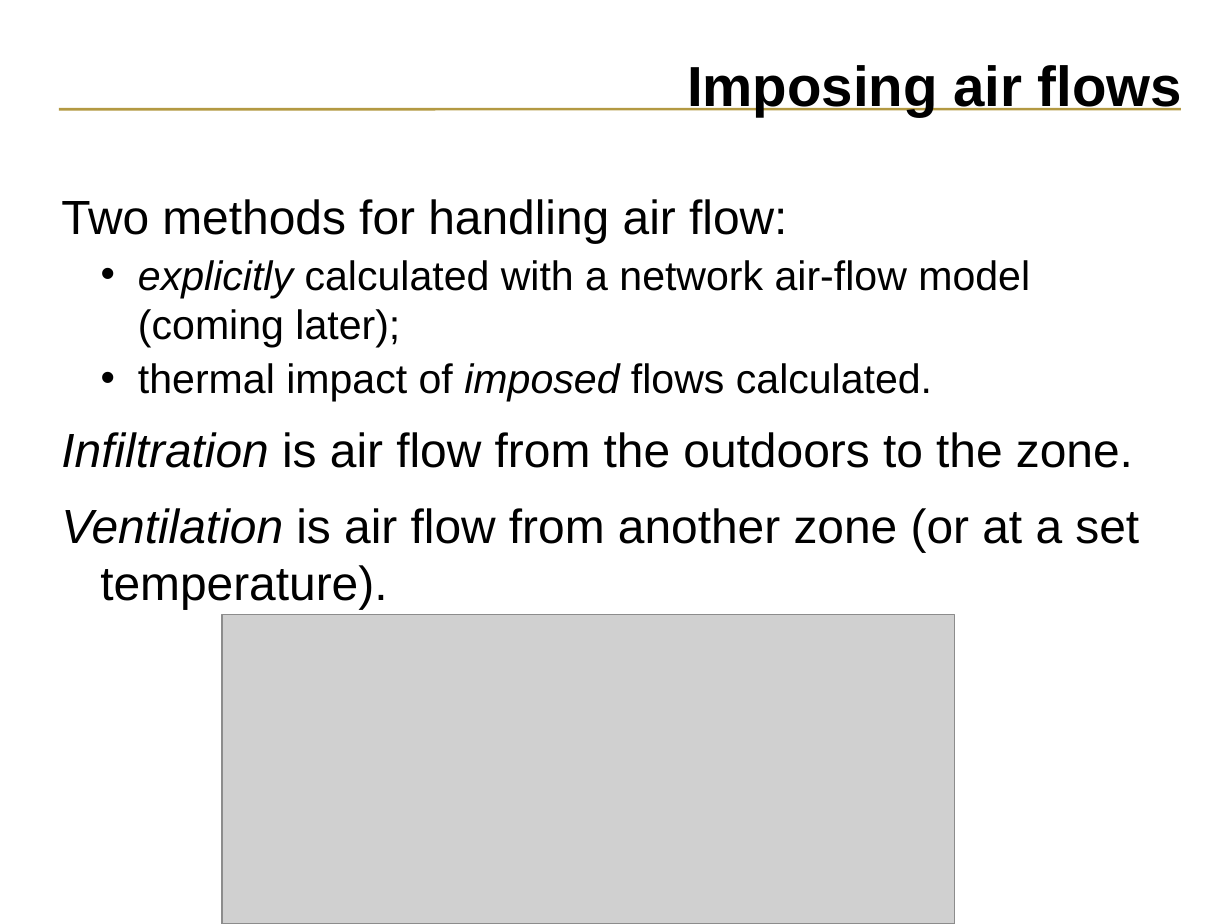
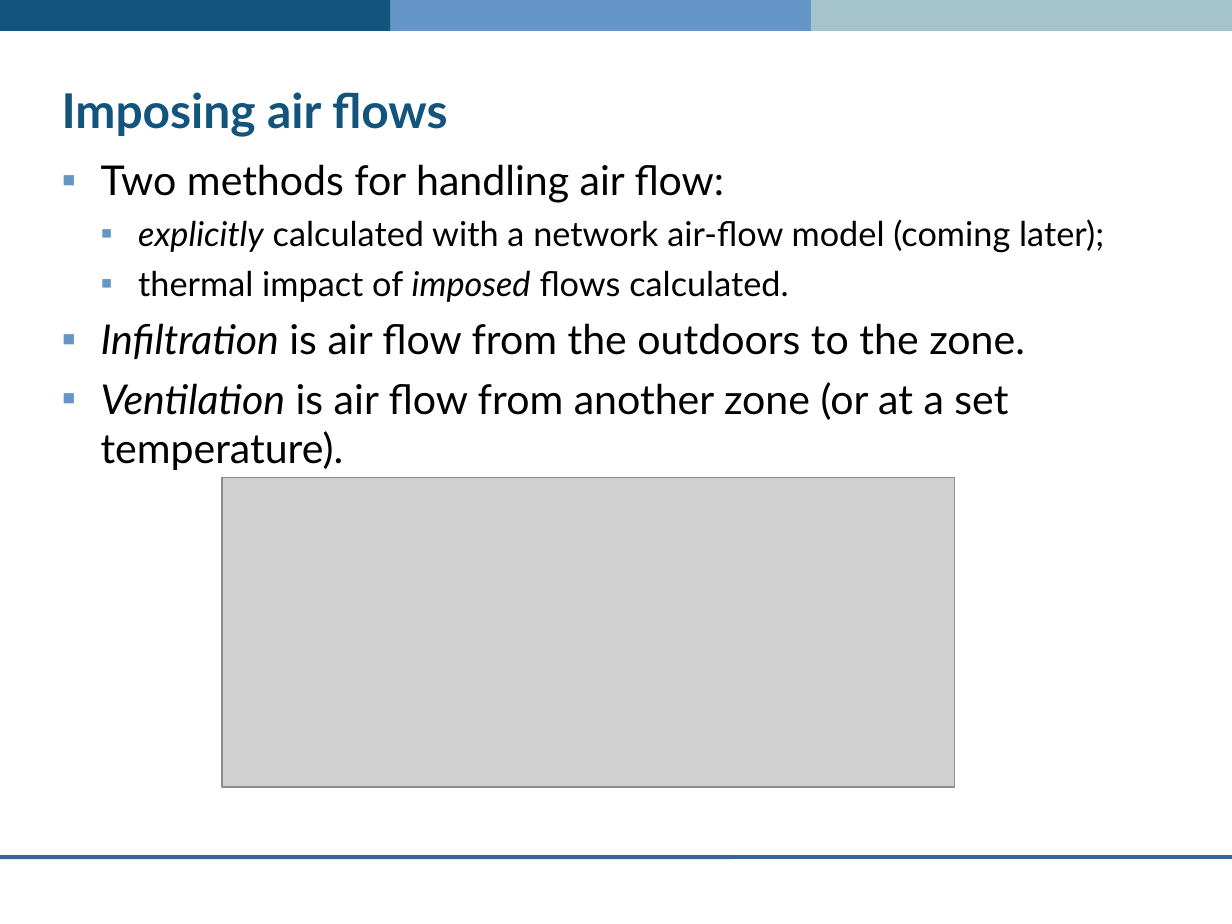
Before and after one commit to ESP-rCommunity/ESPrExtras, a slide deck: slide 42 of training/co-simulator_ESP-r/intro/introduction.ppt. Drawn at 1232x924 pixels with LibreOffice and Linux fonts; fonts in the diff are those of the drawing; grey boxes stand for pictures; background and template pictures are left out. Boxes give left, top, right and bottom in pixels: in the first picture for what was removed or moved away, otherwise in the second. Text is boxed around its words. In the diff, an @@ line names an element or a change of style, - is before the commit and + after.

```diff
--- a/training/co-simulator_ESP-r/intro/introduction.ppt
+++ b/training/co-simulator_ESP-r/intro/introduction.ppt
@@ rectangle added at <box>0,0,391,31</box>, fill #12547C @@
@@ rectangle added at <box>339,0,841,31</box>, fill #6496C8 @@
@@ rectangle added at <box>811,0,1232,31</box>, fill #A5C3CD @@
@@ title "Imposing air flows": place and size @@
-title "Imposing air flows" at <box>687,65,1182,116</box>
+title "Imposing air flows" at <box>62,92,448,137</box>
@@ title "Imposing air flows" at <box>62,92,448,137</box>: size 33 to 28 pt, font Arial to Lato, text colour #000000 to #12547C; alignment right to left @@
@@ line removed from (1180, 110) to (59, 110) @@
@@ text "Two methods for handling air ...": place and size @@
-text "Two methods for handling air ..." at <box>61,199,1139,610</box>
+text "Two methods for handling air ..." at <box>101,164,1104,470</box>
@@ text "Two methods for handling air ..." at <box>101,164,1104,470</box>: size 28 to 24 pt in "Two methods for handling air flow:", "Infiltration is air flow from the outdoors ...", "Ventilation is air flow from another zone ..."; font Arial to Lato; size 24 to 20 pt in "explicitly calculated with a network air-flow model ...", "thermal impact of imposed flows calculated."; bullet none to ▪; less space between paragraphs; bullet • to ▪; more space between paragraphs; bullet colour #000000 to #6496C8 @@
@@ picture: place and size @@
-picture at <box>222,615,955,924</box>
+picture at <box>222,478,955,787</box>
@@ line added from (1232, 857) to (0, 857), #336699 2.24 pt @@
```
Also in this commit, not shown: 56 other slides changed.
